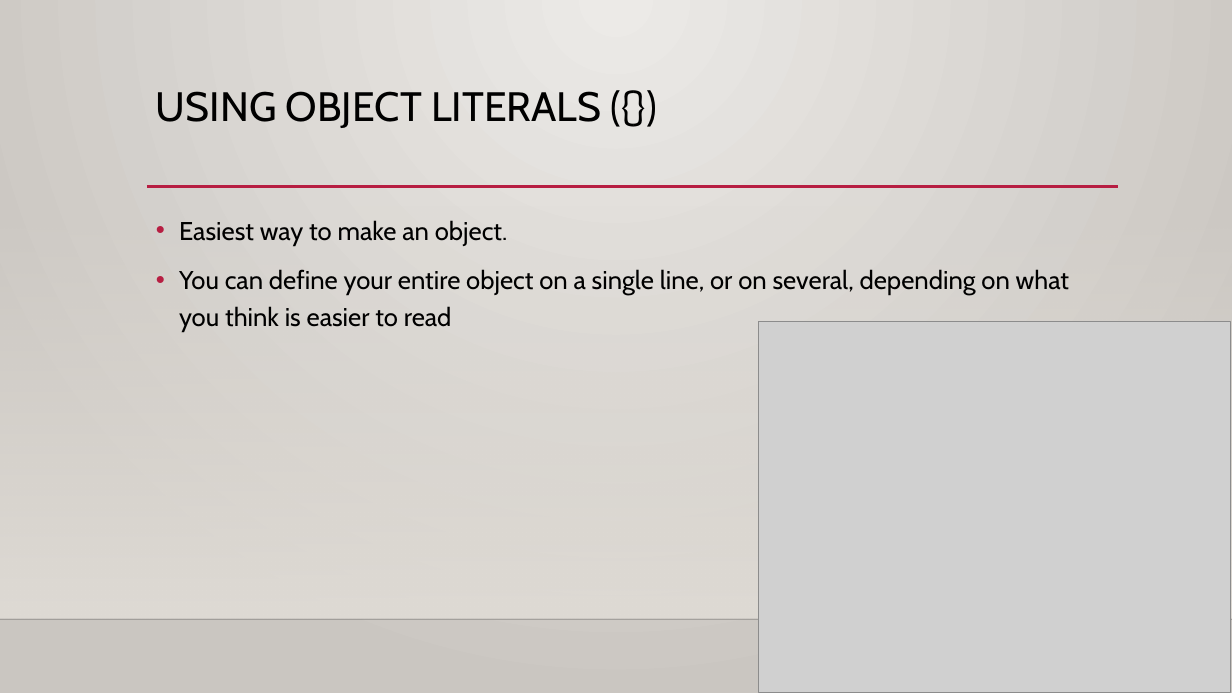
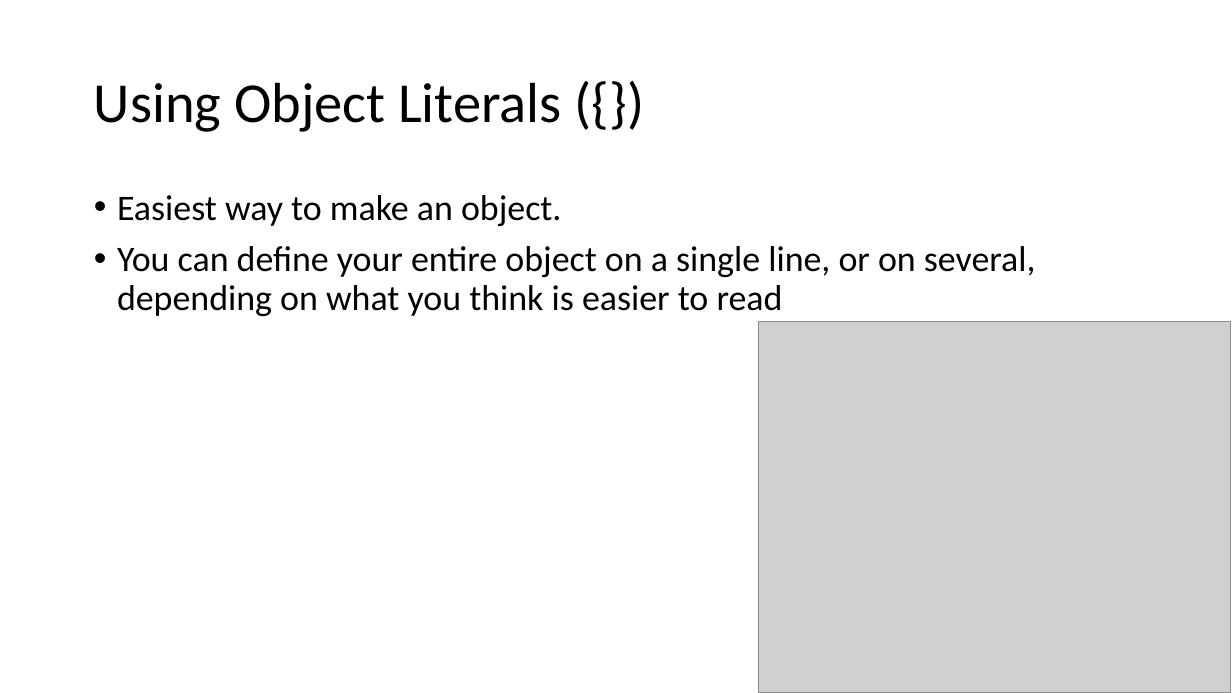
Before and after one commit to YWCANWIL-TechLab/Module11-Objects, a slide deck: slide 8 of slides/Module 11 - Objects.pptx. Drawn at 1232x693 pixels with LibreOffice and Linux fonts; fonts in the diff are those of the drawing; grey boxes stand for pictures; background and template pictures are left out. Boxes give left, top, right and bottom in pixels: in the first picture for what was removed or moved away, otherwise in the second. Text is boxed around its words. In the diff, an @@ line names an element or a change of style, - is before the commit and + after.

```diff
--- a/slides/Module 11 - Objects.pptx
+++ b/slides/Module 11 - Objects.pptx
@@ background gradient #ECEAE7 to #CAC7C1 to #FFFFFF @@
@@ title "Using Object Literals ({})" at (94,82,562,132): vertical alignment top to middle @@
@@ title at (94,82,562,132): text changed; size 32 to 44 pt; font Cabin to Calibri @@
-USING OBJECT LITERALS ({})
+Using Object Literals ({})
@@ rectangle removed at (0,204,1232,619) @@
@@ text "Easiest way to make an ...": place and size @@
-text "Easiest way to make an ..." at (179,220,1069,332)
+text "Easiest way to make an ..." at (117,195,1036,316)
@@ text "Easiest way to make an ..." at (117,195,1036,316): size 20 to 28 pt, font Cabin to Calibri; line spacing 1.2 to 0.9 @@
@@ line removed from (147, 187) to (1118, 187) @@
@@ line removed from (0, 619) to (1232, 619) @@
```
Also in this commit, not shown: 43 other slides changed, 8 other files.
